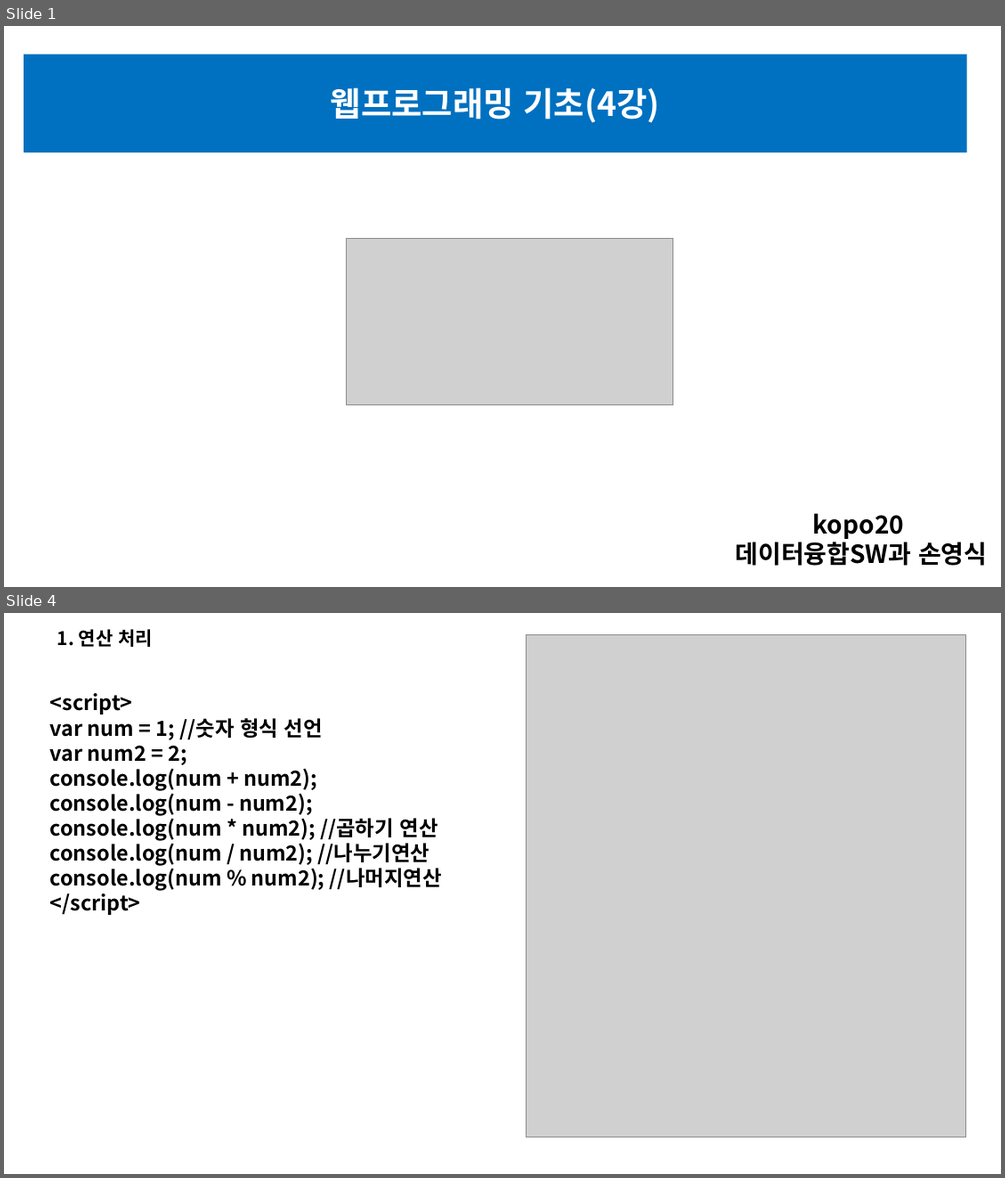
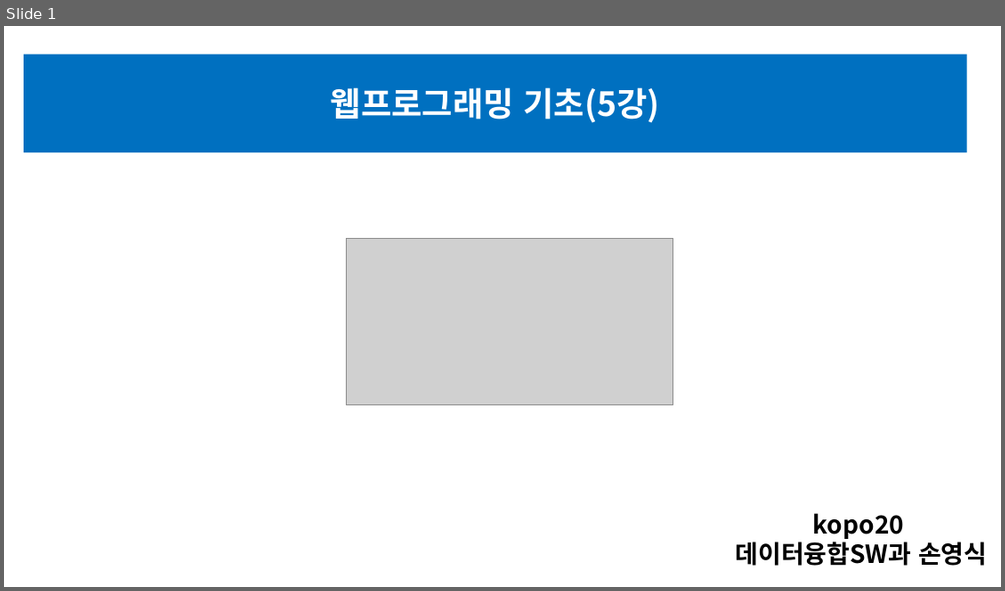
Before and after one commit to sonyoungsik/------, a slide deck: HTML(전체)/5월 13일 폴더/5강 과제 제출(손영식).pptx. Shown one above the other, each under a label of ours: slides 1 and 4 before the commit, slide 1 after it; the slides between them are not shown. The pictures are 1005x1178 and 1005x591 pixels, drawn with LibreOffice and Linux fonts; fonts in the diff are those of the drawing; grey boxes stand for pictures. Boxes give left, top, right and bottom in pixels: in the first picture for what was removed or moved away, otherwise in the second. Text is boxed around its words. In the diff, an @@ line names an element or a change of style, - is before the commit and + after.

```diff
--- a/HTML(전체)/5월 13일 폴더/5강 과제 제출(손영식).pptx
+++ b/HTML(전체)/5월 13일 폴더/5강 과제 제출(손영식).pptx
@@ slide 4 removed at (4,613,1001,1174), background #FFFFFF @@
@@ text removed at (57,629,153,647) @@
-1. 연산 처리
@@ picture removed at (526,634,966,1137) @@
@@ text removed at (50,693,442,915) @@
-<script>
-var num = 1; //숫자 형식 선언
-var num2 = 2;
-console.log(num + num2);
-console.log(num - num2);
-console.log(num * num2); //곱하기 연산
-console.log(num / num2); //나누기연산
-console.log(num % num2); //나머지연산
-</script>
@@ slide 1 changed as well @@
@@ text in rectangle at (331,87,660,123): text changed @@
-웹프로그래밍 기초(4강)
+웹프로그래밍 기초(5강)
```
Also in this commit, not shown: 4 other slides changed, 11 slides added, 12 other slides removed, 11 other files.
